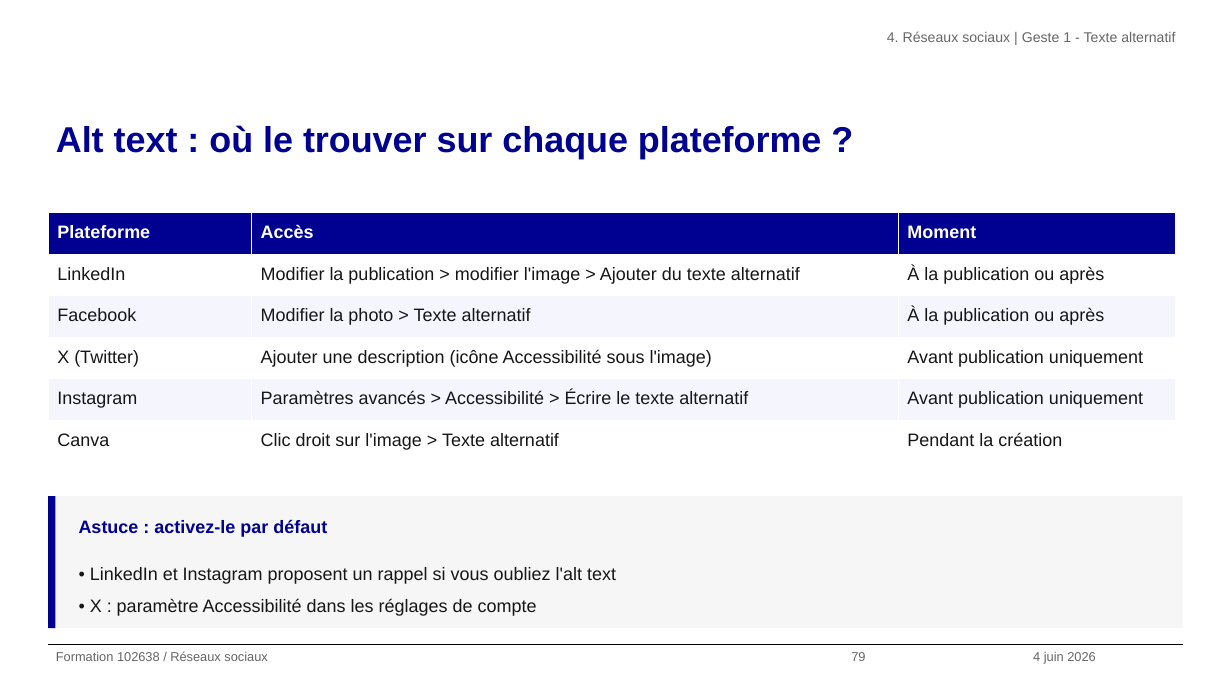
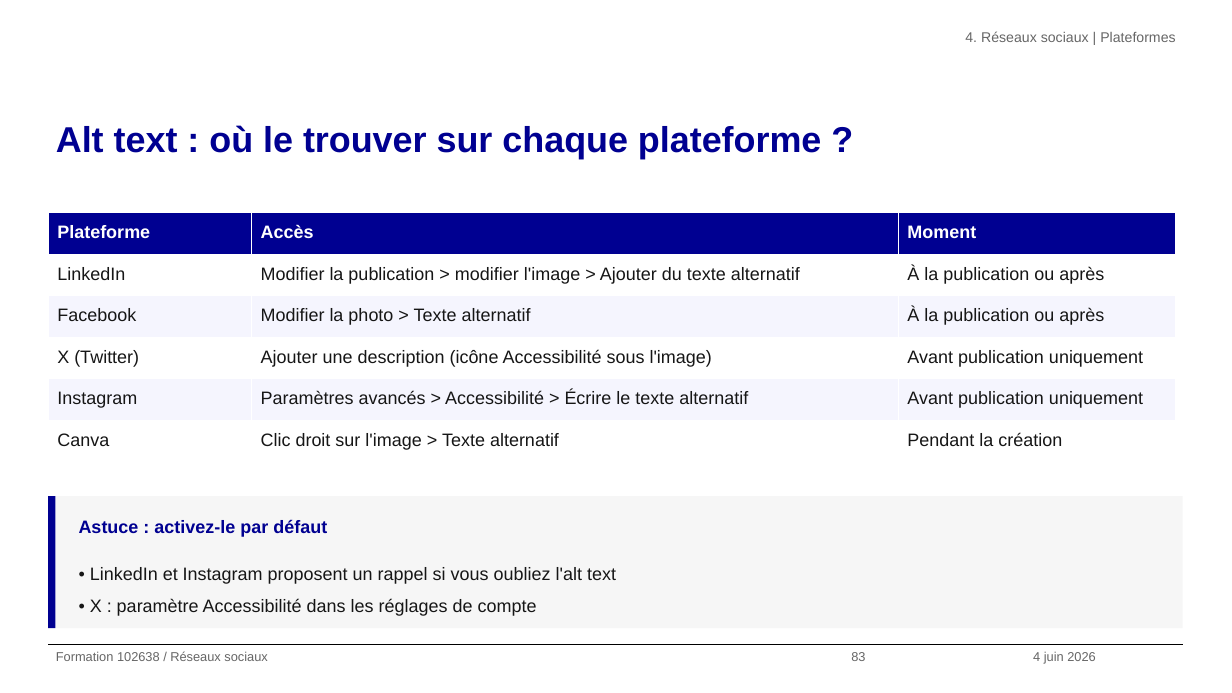
Before and after one commit to alexandra-guiderdoni/usine-fabrication-igpde-102846-ay11, a slide deck: slide 83 of formation-102638-juin-2026.pptx (slide 79 before the commit). Drawn at 1232x693 pixels with LibreOffice and Linux fonts; fonts in the diff are those of the drawing; background and template pictures are left out. Boxes give left, top, right and bottom in pixels: in the first picture for what was removed or moved away, otherwise in the second. Text is boxed around its words. In the diff, an @@ line names an element or a change of style, - is before the commit and + after.

```diff
--- a/formation-102638-juin-2026.pptx
+++ b/formation-102638-juin-2026.pptx
@@ text at (965, 31, 1175, 42): text changed @@
-4. Réseaux sociaux | Geste 1 - Texte alternatif
+4. Réseaux sociaux | Plateformes
@@ text at (851, 652, 865, 661): text changed @@
-79
+83
```
Also in this commit, not shown: 66 other slides changed, 5 slides added, 1 slide removed, 47 other files.
